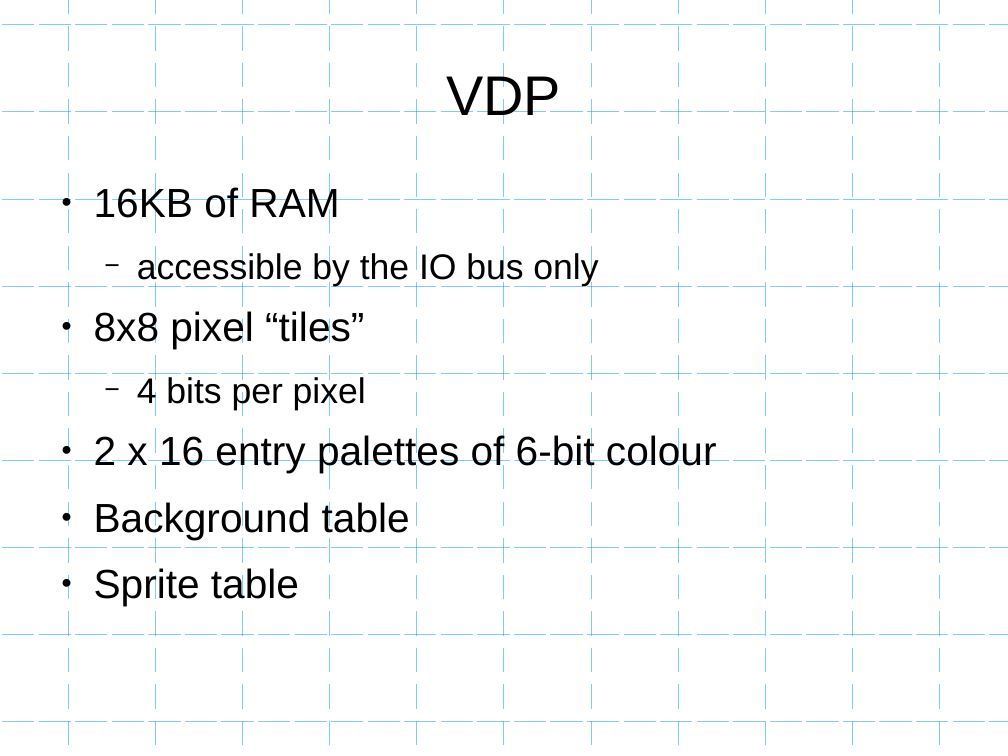
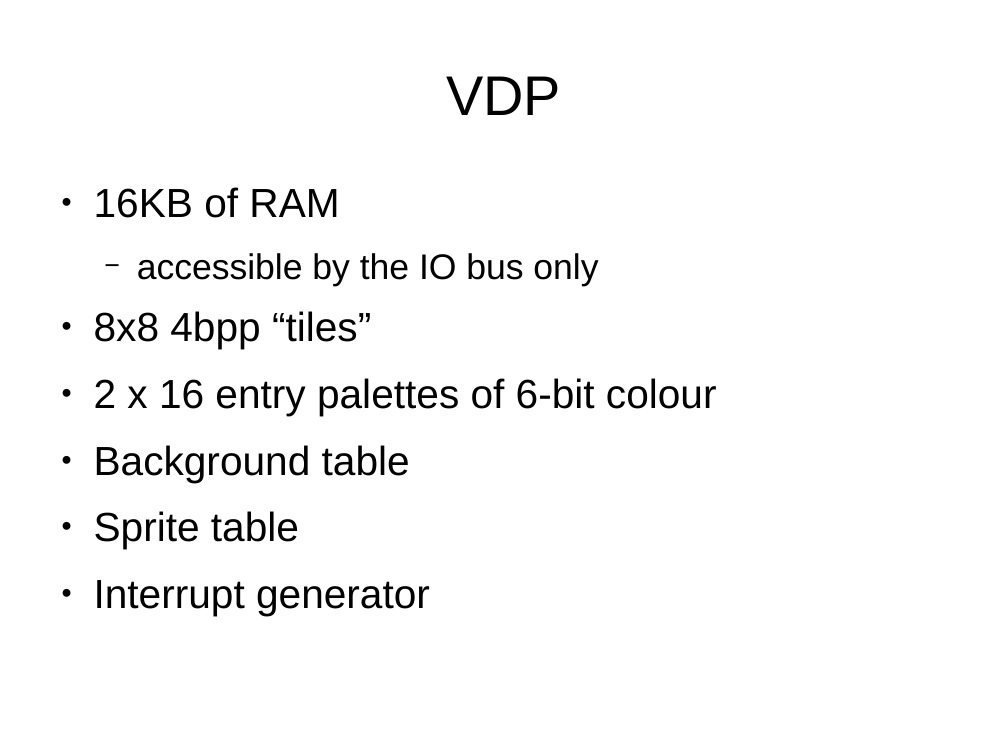
Before and after one commit to mattgodbolt/miracle-sms-emulator, a slide deck: slide 17 of emulating.odp (slide 18 before the commit). Drawn at 1008x756 pixels with LibreOffice and Linux fonts; fonts in the diff are those of the drawing; background and template pictures are left out. Boxes give left, top, right and bottom in pixels: in the first picture for what was removed or moved away, otherwise in the second. Text is boxed around its words. In the diff, an @@ line names an element or a change of style, - is before the commit and + after.

```diff
--- a/emulating.odp
+++ b/emulating.odp
@@ freeform shape removed at [0,25,1008,722] @@
@@ freeform shape removed at [69,0,940,752] @@
@@ text at [94,311,371,349]: text changed @@
-● 8x8 pixel “tiles”
-  − 4 bits per pixel
+● 8x8 4bpp “tiles”
@@ text at [94,580,430,616]: paragraph added @@
+● Interrupt generator
```
Also in this commit, not shown: 27 other slides changed, 10 slides added, 3 slides removed, 2 other files.
